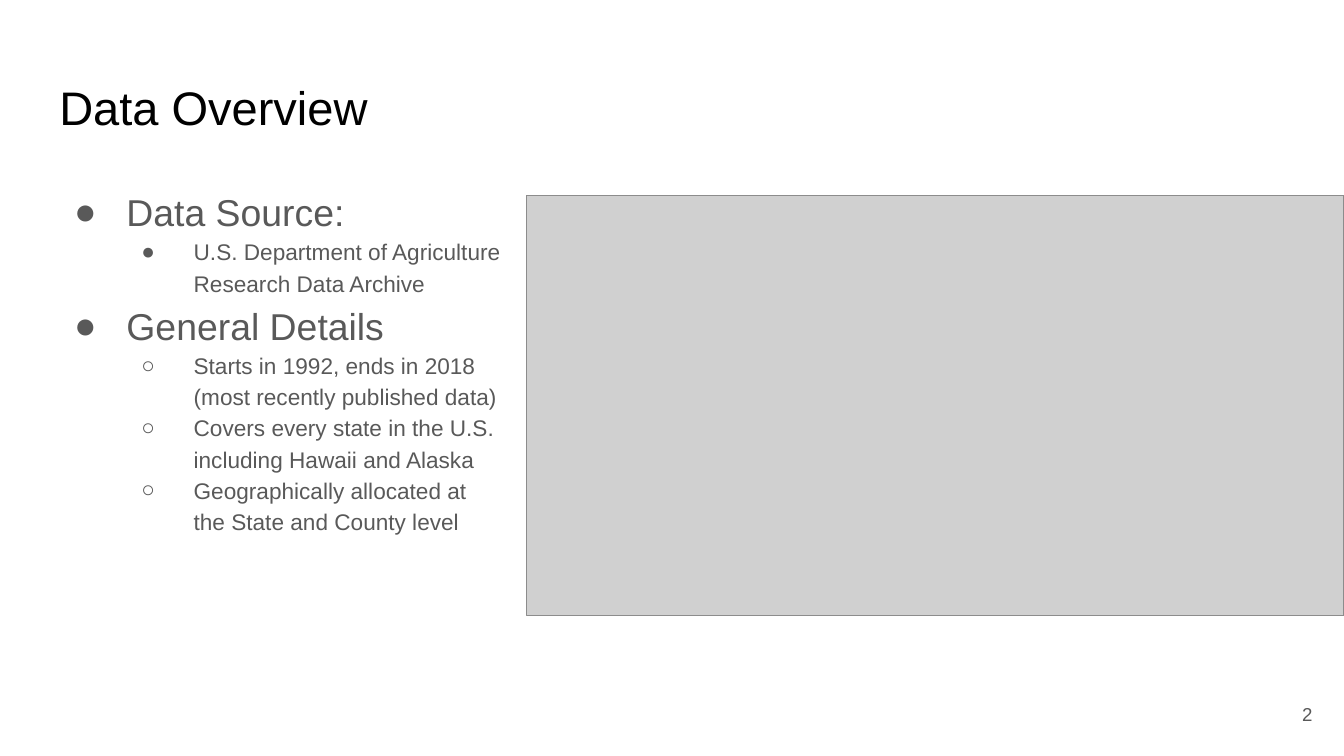
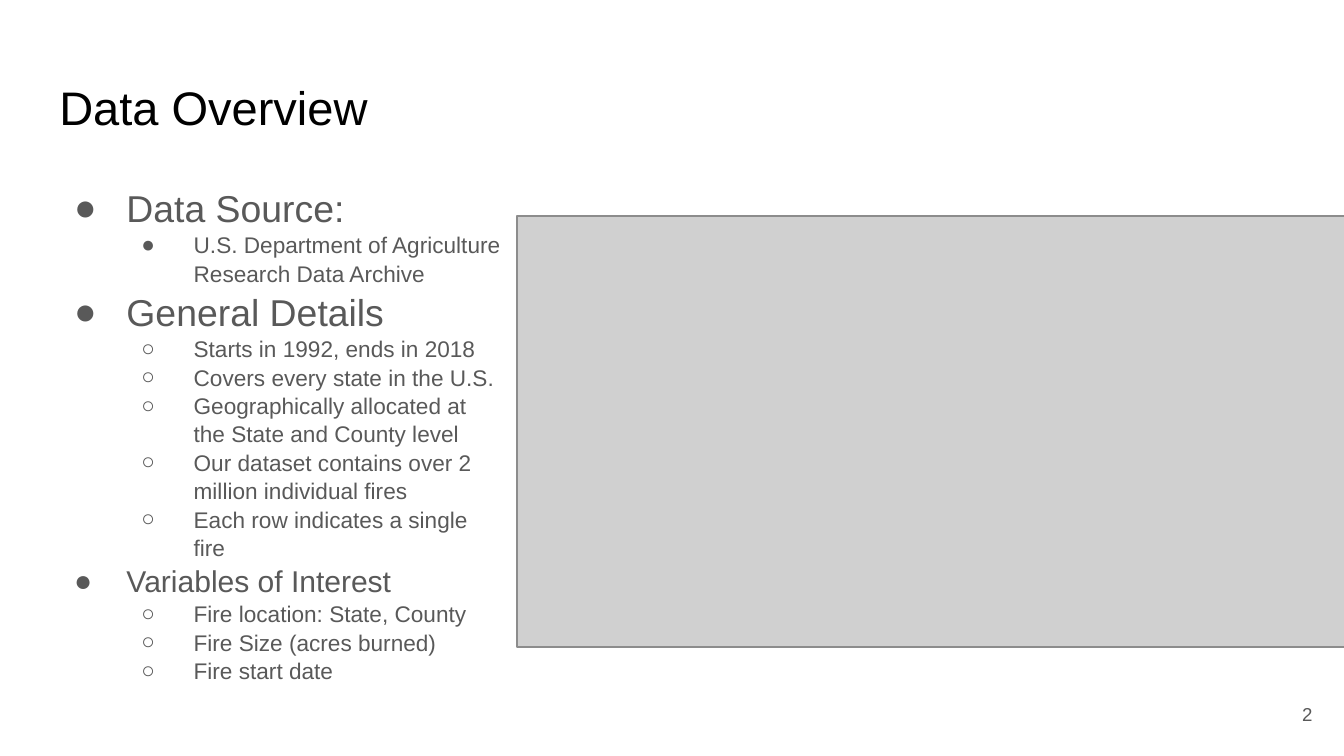
Before and after one commit to DCavanaugh98/WildfireMLProject, a slide deck: slide 2 of Math 8670 Final Project.pptx. Drawn at 1344x756 pixels with LibreOffice and Linux fonts; fonts in the diff are those of the drawing; grey boxes stand for pictures. Boxes give left, top, right and bottom in pixels: in the first picture for what was removed or moved away, otherwise in the second. Text is boxed around its words. In the diff, an @@ line names an element or a change of style, - is before the commit and + after.

```diff
--- a/Math 8670 Final Project.pptx
+++ b/Math 8670 Final Project.pptx
@@ text at (x1=126, y1=196, x2=500, y2=447): line spacing 1.15 to 1.05 @@
@@ picture resized from (x1=527, y1=196, x2=1344, y2=616) to (x1=517, y1=216, x2=1344, y2=648) @@
@@ text at (x1=194, y1=340, x2=494, y2=391): text changed @@
-  ○ Starts in 1992, ends in 2018 (most recently published data)
-  ○ Covers every state in the U.S. including Hawaii and Alaska
+  ○ Starts in 1992, ends in 2018
+  ○ Covers every state in the U.S.
@@ text at (x1=126, y1=454, x2=472, y2=679): paragraphs added @@
+  ○ Our dataset contains over 2 million individual fires
+  ○ Each row indicates a single fire
+● Variables of Interest
+  ○ Fire location: State, County
+  ○ Fire Size (acres burned)
+  ○ Fire start date
```
Also in this commit, not shown: 11 other slides changed, 5 slides added, 1 slide removed, 12 other files.
